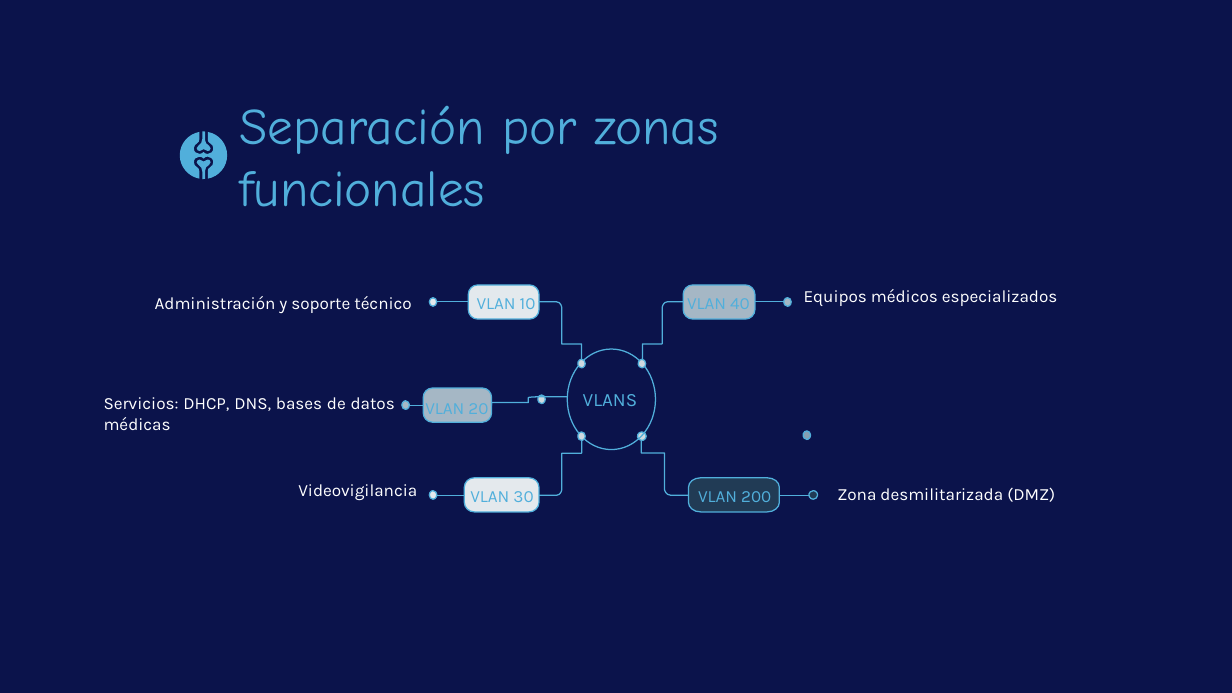
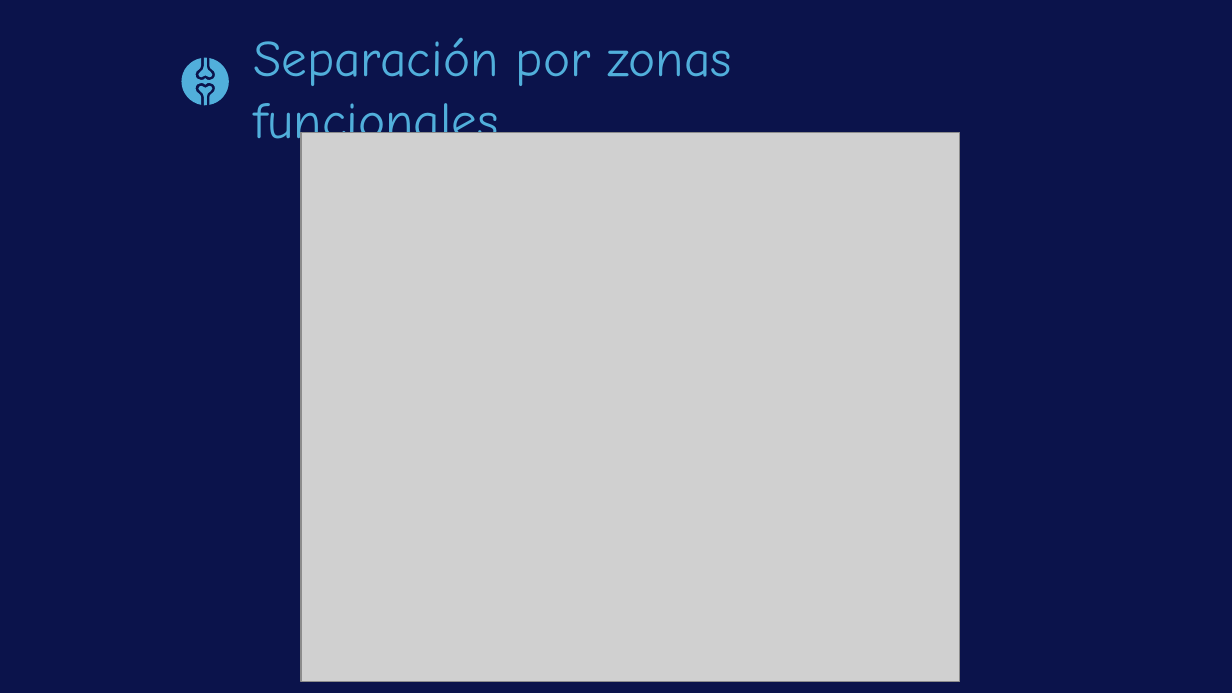
Before and after one commit to GatitosLab/final-lab, a slide deck: slide 9 of presentacion/LaolLinkConsulting_ProyectoFinalKyndryl_OlegLaura.v2.pptx. Drawn at 1232x693 pixels with LibreOffice and Linux fonts; fonts in the diff are those of the drawing; grey boxes stand for pictures; background and template pictures are left out. Boxes give left, top, right and bottom in pixels: in the first picture for what was removed or moved away, otherwise in the second. Text is boxed around its words. In the diff, an @@ line names an element or a change of style, - is before the commit and + after.

Commit message:
add: photos updated

```diff
--- a/presentacion/LaolLinkConsulting_ProyectoFinalKyndryl_OlegLaura.v2.pptx
+++ b/presentacion/LaolLinkConsulting_ProyectoFinalKyndryl_OlegLaura.v2.pptx
@@ 3 freeform shapes: place and size @@
-3 freeform shapes at (180,132,227,179)
+3 freeform shapes at (181,58,228,106)
@@ text "Separación por zonas funcionales" rewrapped from (239,106,718,207) to (253,38,732,154) @@
@@ picture added at (301,133,960,681) @@
@@ text removed at (155,296,411,313) @@
-Administración y soporte técnico
@@ text removed at (477,298,536,309) @@
-VLAN 10
@@ text removed at (804,289,1057,306) @@
-Equipos médicos especializados
@@ freeform shape removed at (567,349,655,450) @@
@@ freeform shape removed at (423,388,492,423) @@
@@ group removed at (430,285,585,368): 5 freeform shapes @@
@@ group removed at (638,285,791,368): 5 freeform shapes @@
@@ text removed at (104,397,395,430) @@
-Servicios: DHCP, DNS, bases de datos médicas
@@ freeform shape removed at (402,400,409,409) @@
@@ freeform shape removed at (409,405,458,405) @@
@@ text removed at (425,403,464,419) @@
-VLAN 20
@@ freeform shape removed at (492,397,567,405) @@
@@ freeform shape removed at (537,395,545,404) @@
@@ text removed at (583,394,637,406) @@
-VLANS
@@ group removed at (637,432,817,513): 5 freeform shapes @@
@@ freeform shape removed at (803,431,811,440) @@
@@ text removed at (298,484,417,500) @@
-Videovigilancia
@@ group removed at (430,432,585,513): 5 freeform shapes @@
@@ text removed at (470,491,533,502) @@
-VLAN 30
@@ text removed at (698,491,737,502) @@
-VLAN 40
@@ text removed at (741,491,771,502) @@
-VLAN 200
@@ text removed at (837,487,1055,502) @@
-Zona desmilitarizada (DMZ)
```
Also in this commit, not shown: 15 other slides changed.
